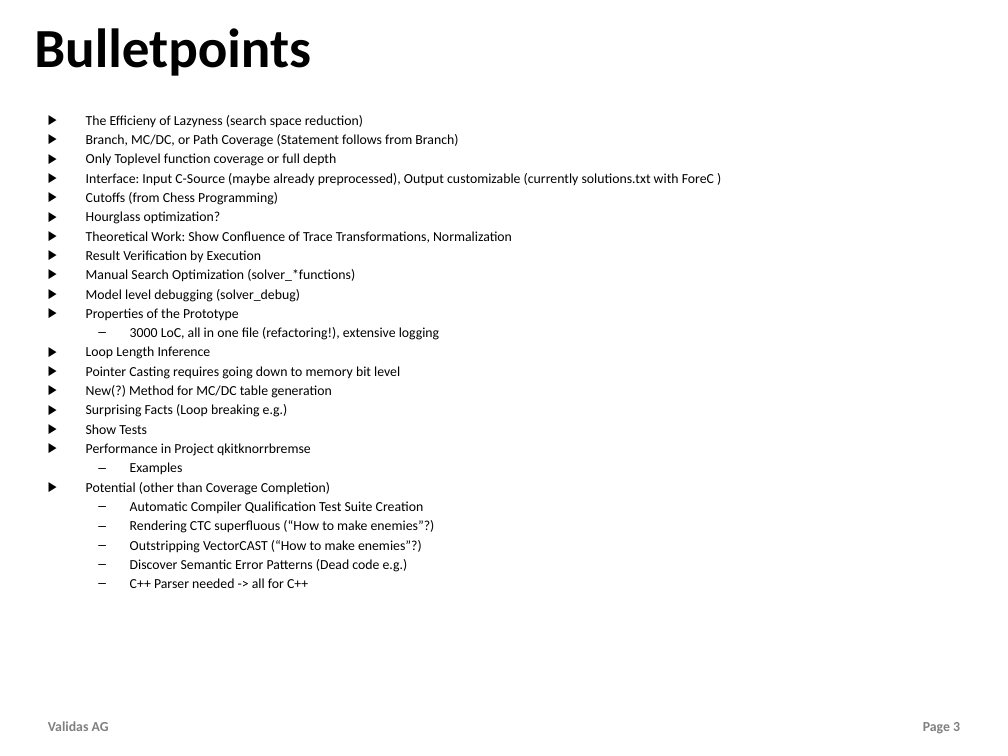
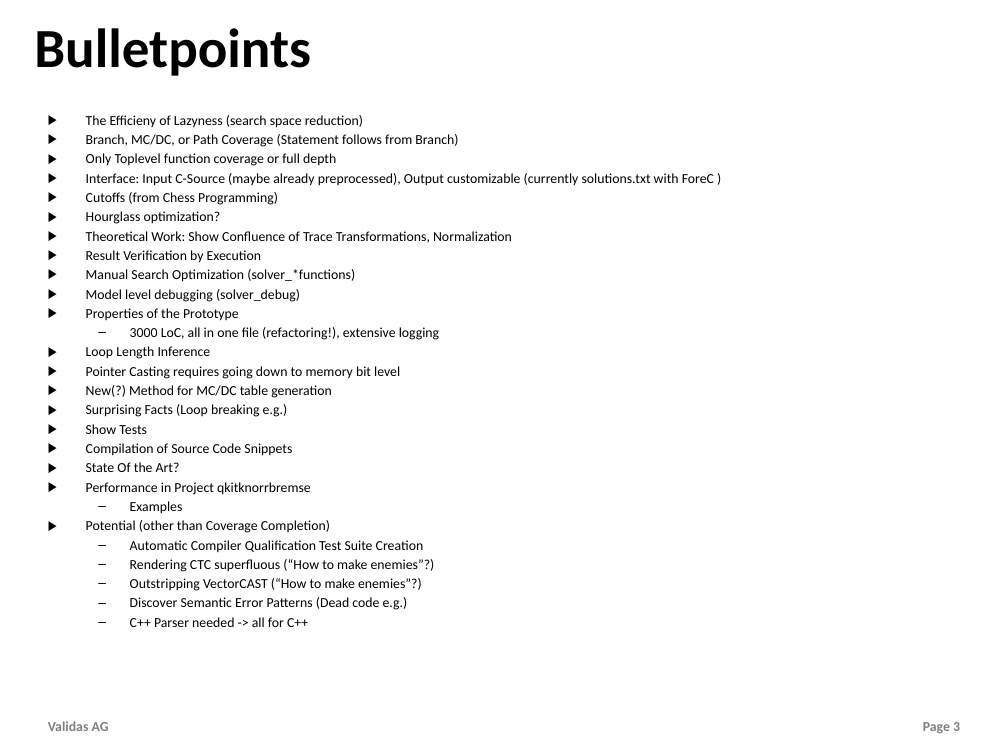
Before and after one commit to theoremprover/tvg, a slide deck: slide 3 of Vortraege/tvg.pptx. Drawn at 1008x756 pixels with LibreOffice and Linux fonts; fonts in the diff are those of the drawing; background and template pictures are left out. Boxes give left, top, right and bottom in pixels: in the first picture for what was removed or moved away, otherwise in the second. Text is boxed around its words. In the diff, an @@ line names an element or a change of style, - is before the commit and + after.

```diff
--- a/Vortraege/tvg.pptx
+++ b/Vortraege/tvg.pptx
@@ text at [86,443,292,472]: paragraphs added @@
+▶ Compilation of Source Code Snippets
+▶ State Of the Art?
```
Also in this commit, not shown: 1 other file.
